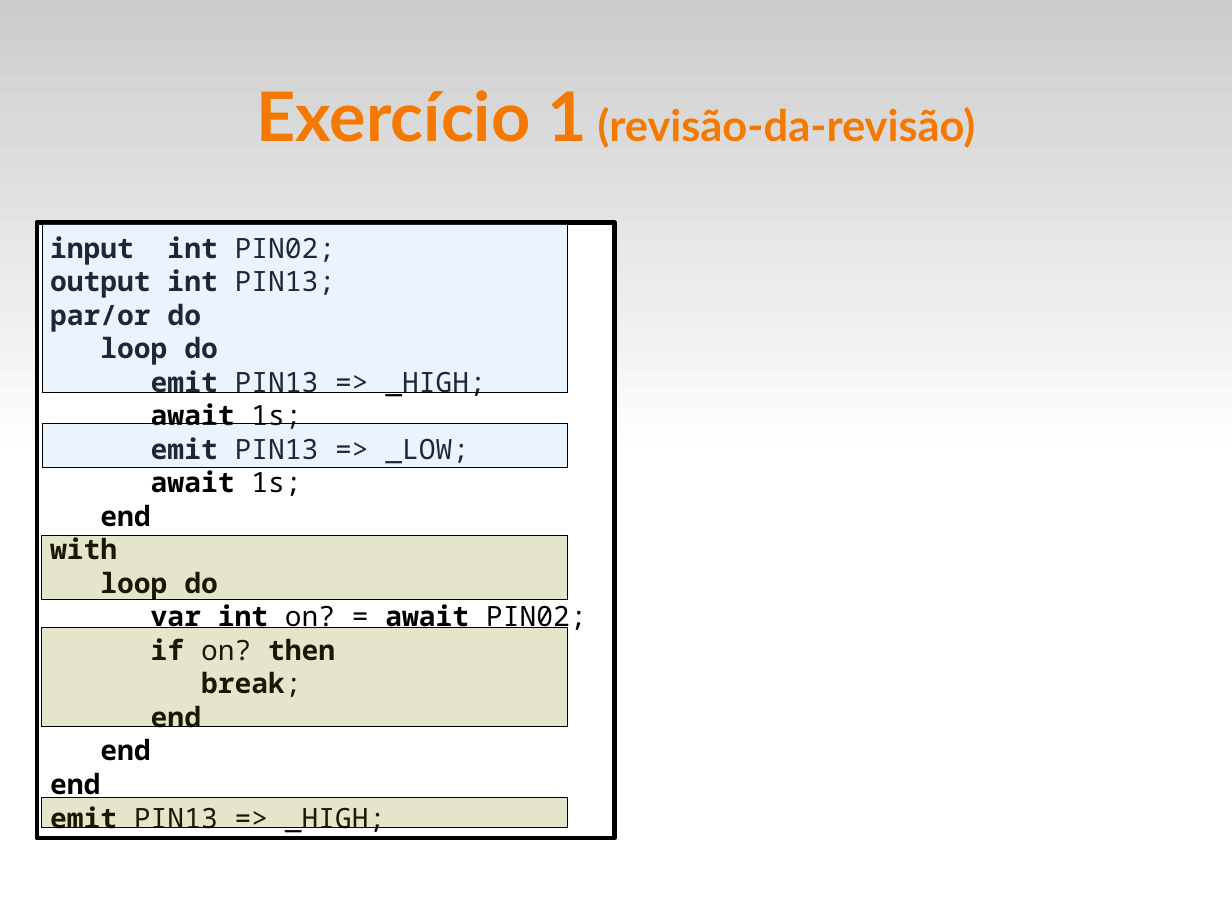
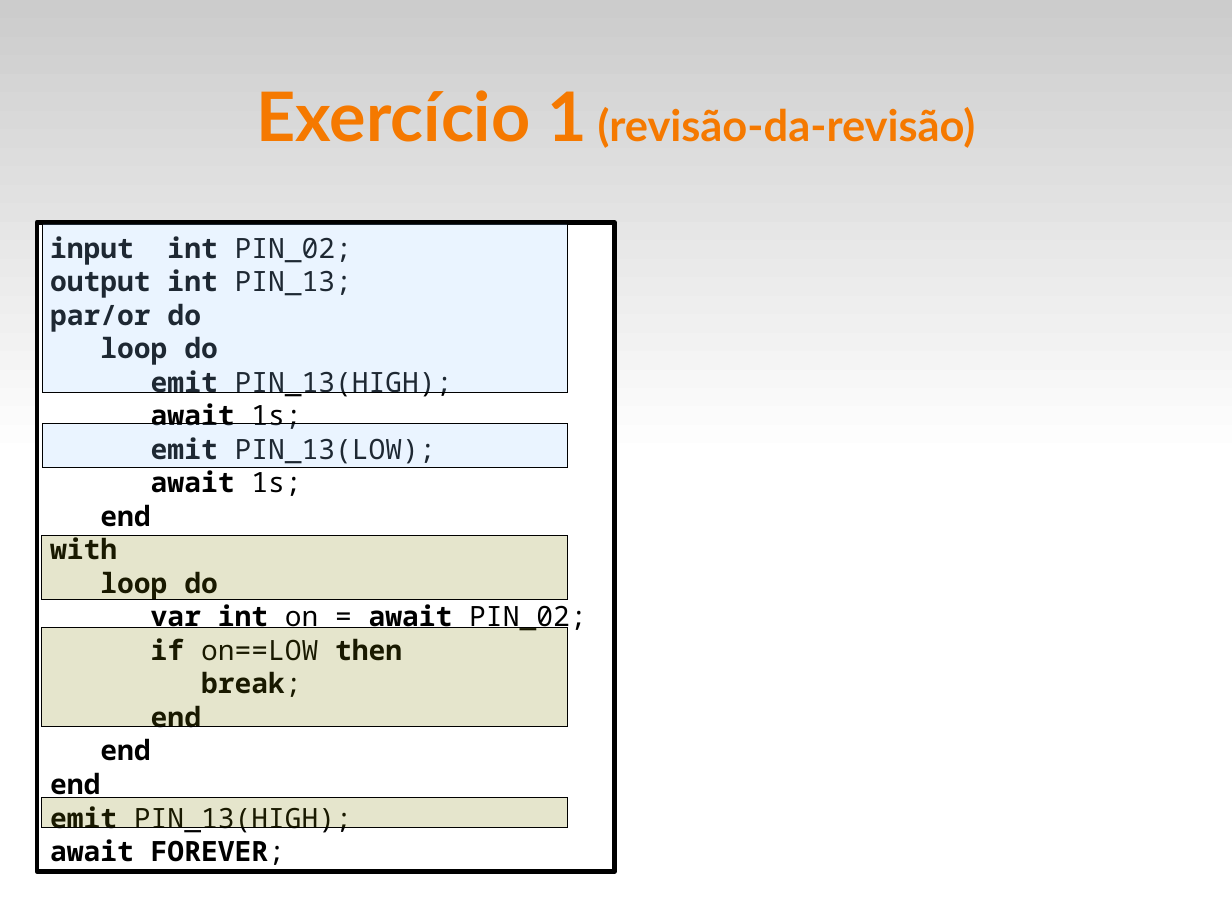
Before and after one commit to fsantanna-uerj/reativos, a slide deck: slide 11 of slides/05_ceu.odp. Drawn at 1232x924 pixels with LibreOffice and Linux fonts; fonts in the diff are those of the drawing. Boxes give left, top, right and bottom in pixels: in the first picture for what was removed or moved away, otherwise in the second. Text is boxed around its words. In the diff, an @@ line names an element or a change of style, - is before the commit and + after.

```diff
--- a/slides/05_ceu.odp
+++ b/slides/05_ceu.odp
@@ rectangle "input int PIN_02;": place and size @@
-rectangle "input int PIN_02;" at bbox=[37, 222, 615, 838]
+rectangle "input int PIN_02;" at bbox=[37, 222, 615, 872]
@@ text in rectangle at bbox=[50, 236, 352, 298]: text changed @@
-input int PIN02;
-output int PIN13;
+input int PIN_02;
+output int PIN_13;
@@ text in rectangle at bbox=[151, 370, 453, 397]: text changed @@
-emit PIN13 => _HIGH;
+emit PIN_13(HIGH);
@@ text in rectangle at bbox=[151, 437, 436, 464]: text changed @@
-emit PIN13 => _LOW;
+emit PIN_13(LOW);
@@ text in rectangle at bbox=[151, 604, 586, 661]: text changed @@
-var int on? = await PIN02;
-if on? then
+var int on = await PIN_02;
+if on==LOW then
@@ text in rectangle at bbox=[50, 806, 352, 865]: text changed; bold on @@
-emit PIN13 => _HIGH;
+emit PIN_13(HIGH);
+await FOREVER;
```
Also in this commit, not shown: 5 other slides changed, 3 slides added, 1 slide removed, 9 other files.
